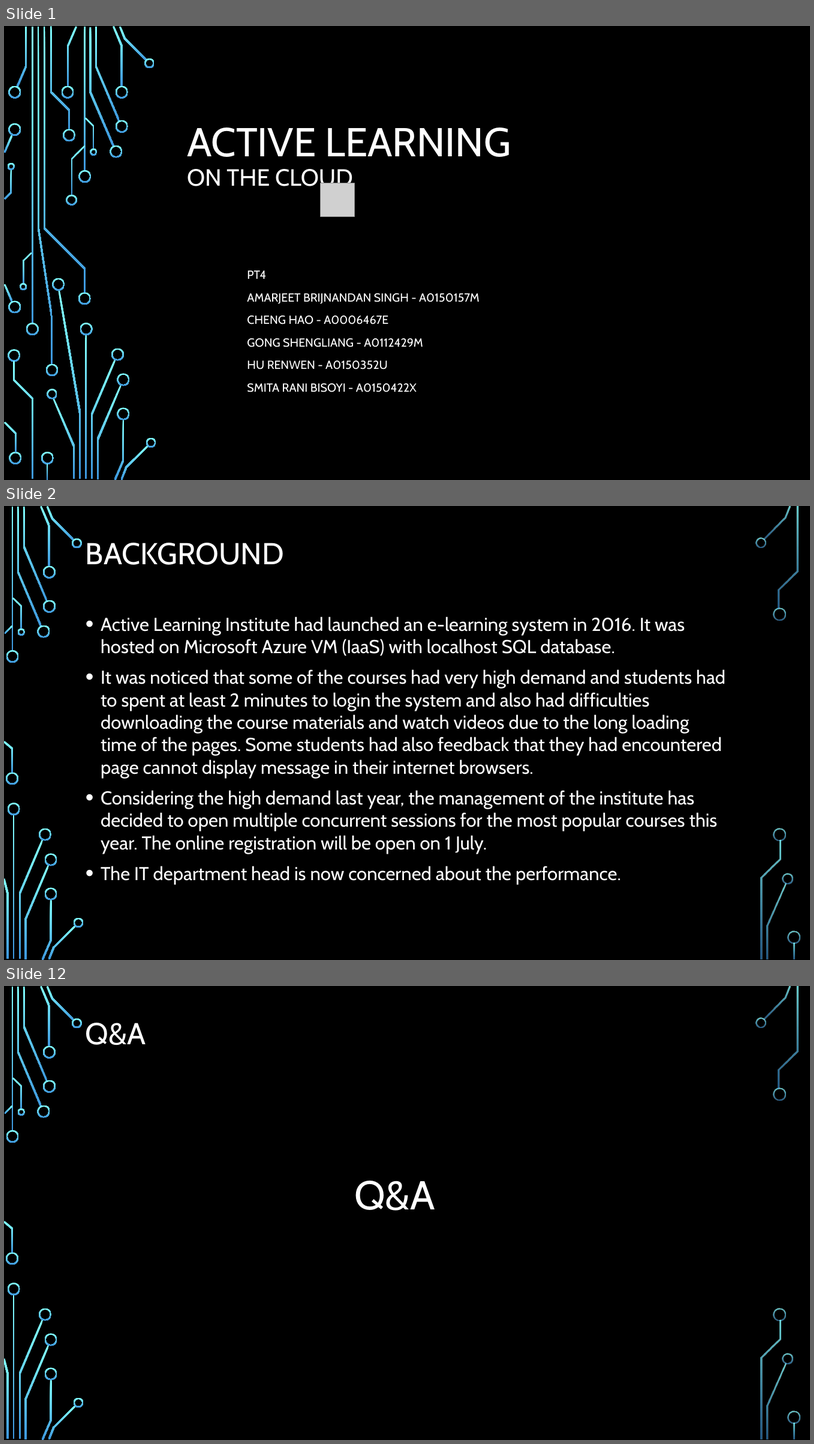
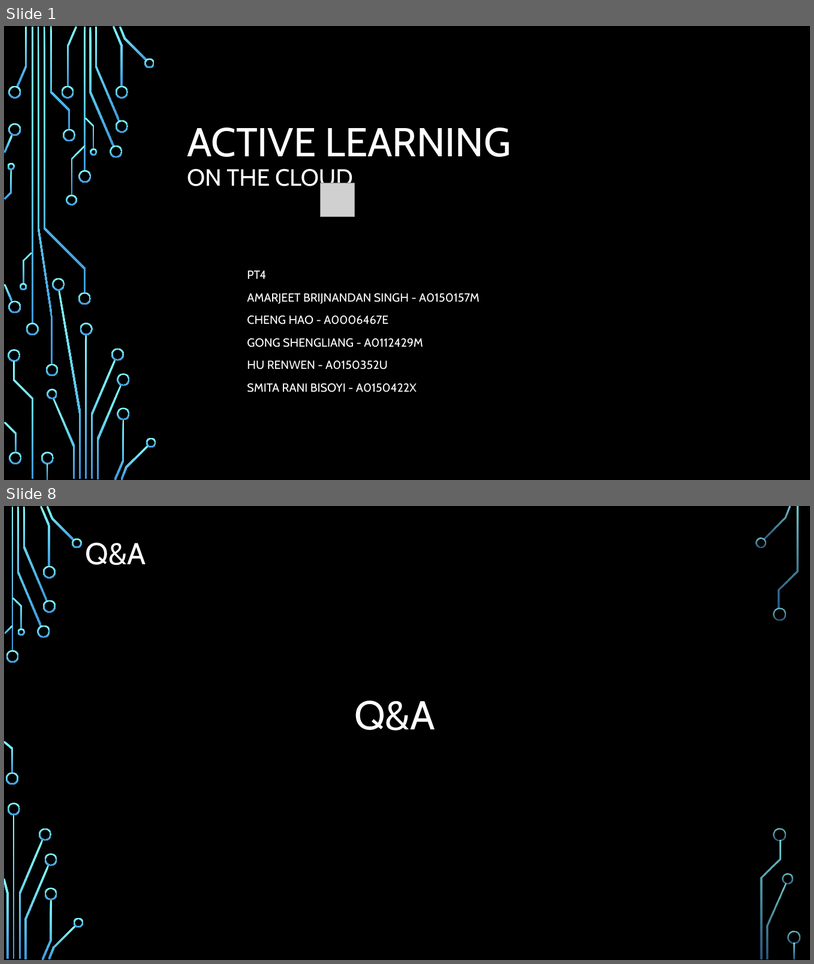
Before and after one commit to chenghao1983/c6c1d99d-502e-4a47-b8f5-35181e48b4fa_PT4, a slide deck: Doc/Active Learning on the Cloud - PT4.pptx. Shown one above the other, each under a label of ours: slides 1, 2 and 12 before the commit, slides 1 and 8 after it; the slides between them are not shown. The pictures are 814x1444 and 814x964 pixels, drawn with LibreOffice and Linux fonts; fonts in the diff are those of the drawing; grey boxes stand for pictures; background and template pictures are left out. Boxes give left, top, right and bottom in pixels: in the first picture for what was removed or moved away, otherwise in the second. Text is boxed around its words. In the diff, an @@ line names an element or a change of style, - is before the commit and + after.

```diff
--- a/Doc/Active Learning on the Cloud - PT4.pptx
+++ b/Doc/Active Learning on the Cloud - PT4.pptx
@@ slide 2 removed at (4,506,810,960), background picture (left out); not listed: 36 template elements that a slide beside it also shows @@
@@ title removed at (86,543,284,565) @@
-BACKGROUND
@@ text removed at (101,616,726,884) @@
-• Active Learning Institute had launched an e-learning system in 2016. It was hosted on Microsoft Azure VM (IaaS) with localhost SQL database.
-• It was noticed that some of the courses had very high demand and students had to spent at least 2 minutes to login the system and also had difficulties downloading the course materials and watch videos due to the long loading time of the pages. Some students had also feedback that they had encountered page cannot display message in their internet browsers.
-• Considering the high demand last year, the management of the institute has decided to open multiple concurrent sessions for the most popular courses this year. The online registration will be open on 1 July.
-• The IT department head is now concerned about the performance.
@@ what was slide 12 is now slide 8 @@
```
Also in this commit, not shown: 5 slides changed, 1 slide added, 4 other slides removed.
